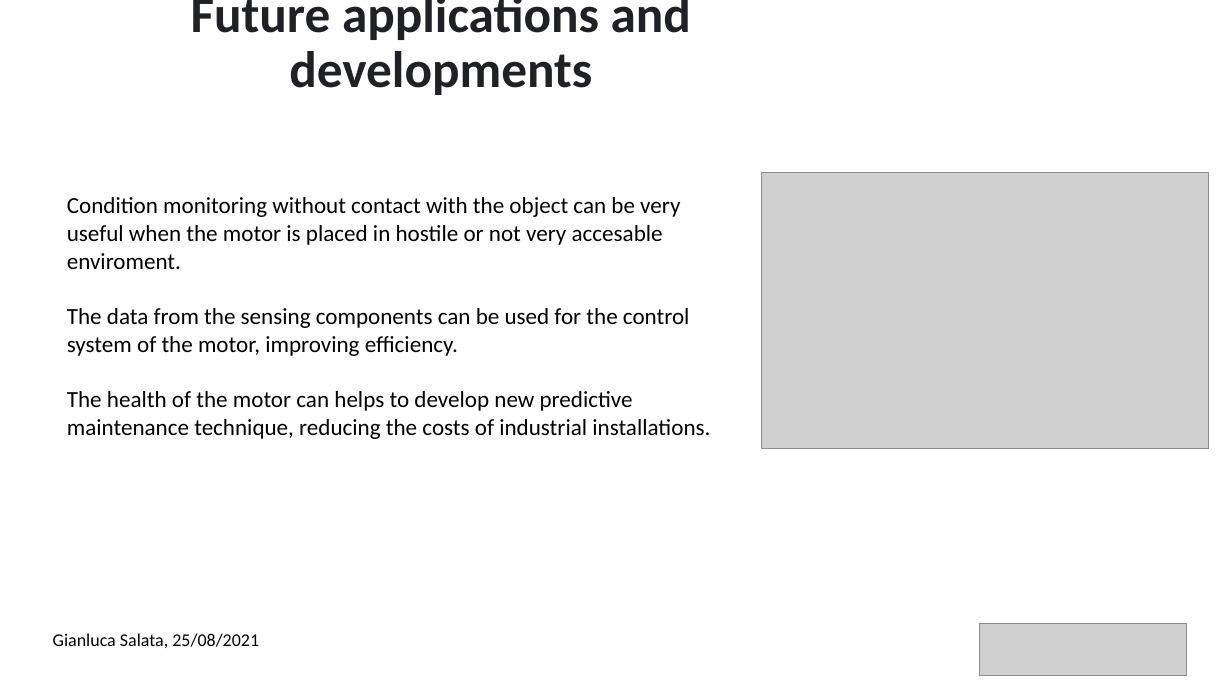
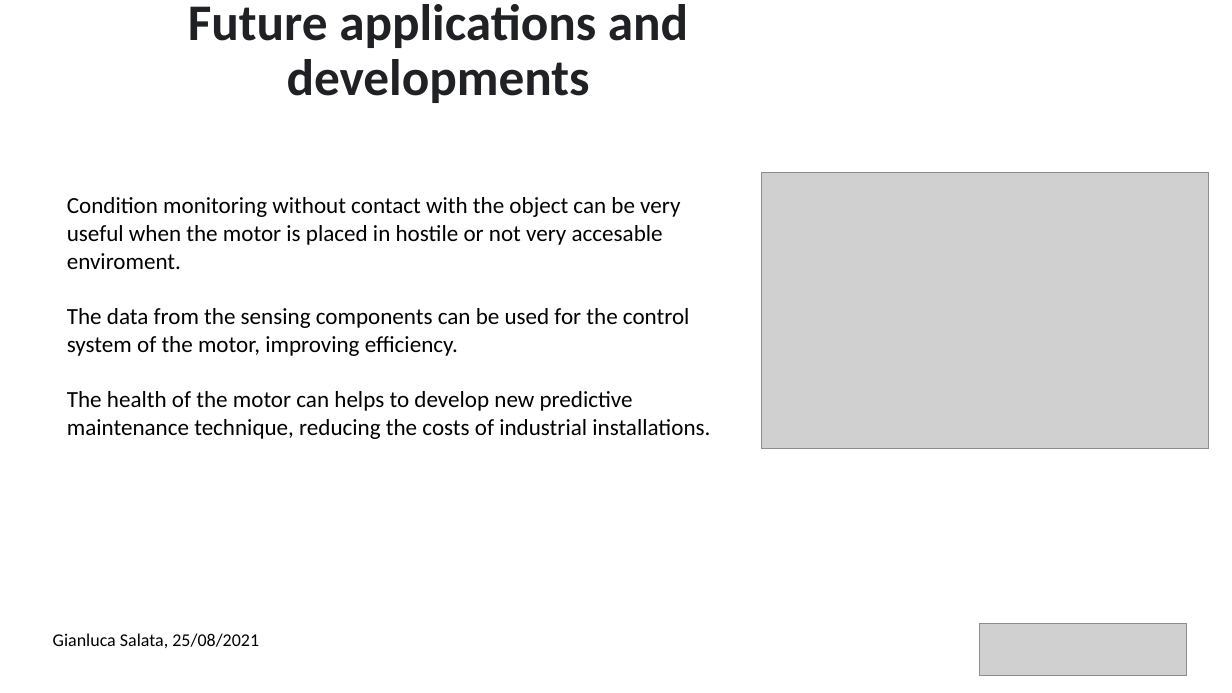
Before and after one commit to gianlucasalata-unipd/MAS513, a slide deck: slide 5 of Raw documents/Online health status detection of a motor.pptx. Drawn at 1232x693 pixels with LibreOffice and Linux fonts; fonts in the diff are those of the drawing; grey boxes stand for pictures. Boxes give left, top, right and bottom in pixels: in the first picture for what was removed or moved away, otherwise in the second. Text is boxed around its words. In the diff, an @@ line names an element or a change of style, - is before the commit and + after.

```diff
--- a/Raw documents/Online health status detection of a motor.pptx
+++ b/Raw documents/Online health status detection of a motor.pptx
@@ title "Future applications and developments" rewrapped from (191,0,691,95) to (188,4,688,103) @@
```
Also in this commit, not shown: 3 other slides changed.
